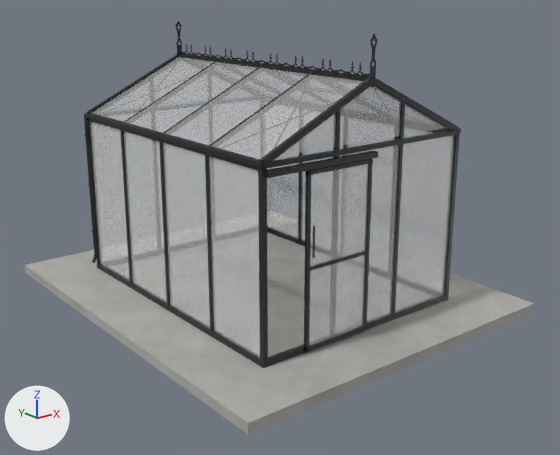
The glTF model models/scandiglas/sg-rect-7-9-10-2-decor.glb, before and after one commit.
Rendered twice from a 50 mm camera at (-4.82, -4.12, 3.12) aimed at (0.02, 1.92, 0.7). The lights are fixed; the arrows at lower left show +X, +Y and +Z. The first picture is the older version. Vertices at exactly the same position are counted once.

Names of what the first picture shows: 'scandiglas-rect-7-9-10-2-decor'.
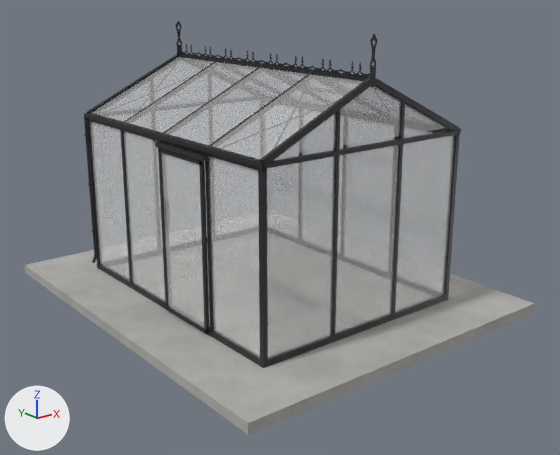
The newer file is also turned or shifted as a whole; pictures and numbers use the older file's frame.

What differs and where, as boxes (x1, y1, x2, y2) in the pictures (560 x 455 px; the box of a moved part takes in the faces that stretch with it):
part 1 of me_scandiglas, moved or reshaped
    before: (304, 159, 373, 351)
    after: (158, 148, 210, 334)
part 2 of me_scandiglas, moved or reshaped
    before: (163, 143, 210, 328)
    after: (161, 199, 164, 228)
part 3 of me_scandiglas, moved or reshaped
    before: (305, 251, 366, 271)
    after: (155, 141, 209, 162)
part 4 of me_scandiglas, moved or reshaped
    before: (309, 164, 369, 346)
    after: (161, 153, 205, 328)
part 5 of me_scandiglas, moved or reshaped
    before: (313, 226, 315, 258)
    after: (267, 156, 335, 359)
part 6 of me_scandiglas, deleted
    before: (265, 151, 378, 178)
part 7 of me_scandiglas, surface changed
    both: (64, 138, 457, 392)

What the commit changed:
me_scandiglas is used by ob_scandiglas_rect_7_9_10_2_decor; location (0.0, 0.0, 0.0).
me_scandiglas had 13248 vertices, 25732 faces and spanned x -1.82..1.82, y 0.0..4.38, z -0.1..2.72.
me_scandiglas now has 13224 vertices, 25687 faces and spans x -1.82..1.82, y 0.0..4.38, z -0.1..2.72.
me_scandiglas part 1: the loose piece of 70 vertices spanning x -0.76..-0.01, y 0.58..0.61, z 0.03..1.66 is turned -90 degrees about the z axis through its middle, then moved by (-0.84, 1.2, 0.0).
me_scandiglas part 2: the loose piece of 24 vertices spanning x -1.18, y 1.43..2.17, z 0.06..1.73 is scaled about its middle by (3.01, 0.0189, 0.167), then moved by (-0.07, 0.31, 0.14), in mat_powder.
me_scandiglas part 3: the loose piece of 24 vertices spanning x -0.76..-0.01, y 0.58..0.61, z 0.78..0.81 is scaled about its middle by (0.0805, 31.1, 1.67), then moved by (-0.84, 1.19, 0.9).
me_scandiglas part 4: the loose piece of 24 vertices spanning x -0.72..-0.05, y 0.6, z 0.07..1.62 is turned -90 degrees about the z axis through its middle, then moved by (-0.84, 1.2, 0.0).
me_scandiglas part 5: the loose piece of 24 vertices spanning x -0.7..-0.69, y 0.56..0.57, z 0.9..1.18 is scaled about its middle by (53.3, 0.333, 5.98), then moved by (-0.09, 0.07, -0.14), in mat_glass (white #fdfefd).
me_scandiglas part 6: the loose piece of 24 vertices spanning x -1.18..0.04, y 0.57..0.63, z 1.67..1.72 is deleted.
me_scandiglas part 7: 24646 kept faces spanning x -1.82..1.82, y 0.0..4.38, z -0.1..2.72 get new texture (UV) coordinates.
Other edits to the shape of me_scandiglas do not show in these pictures.
